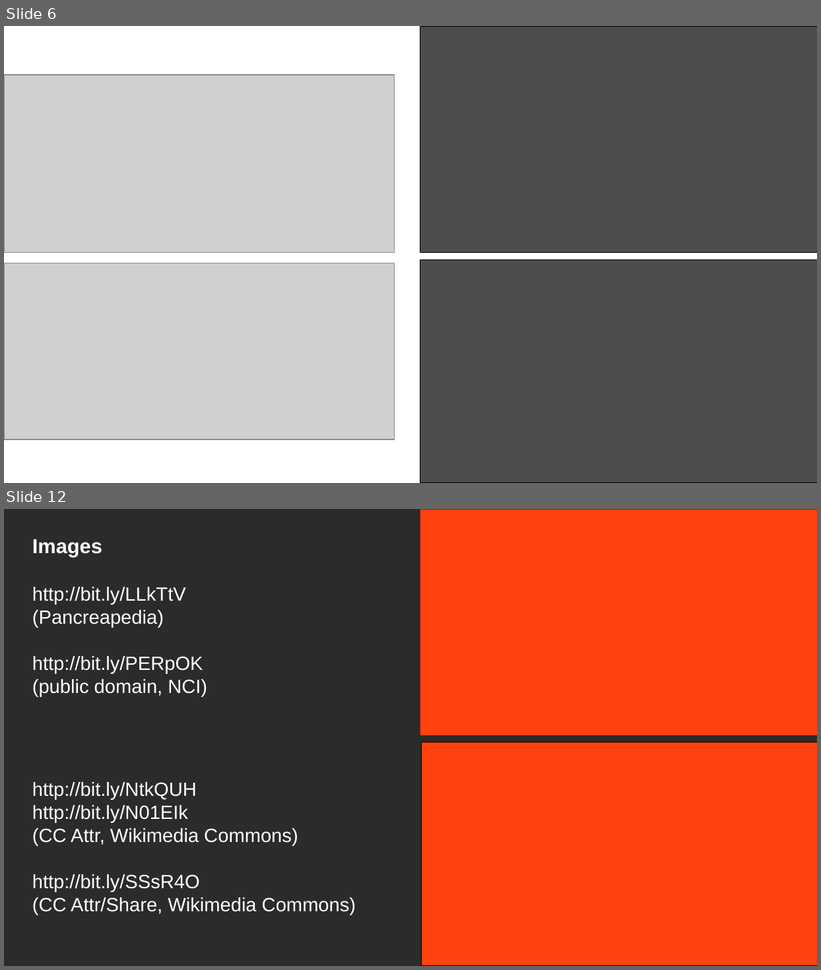
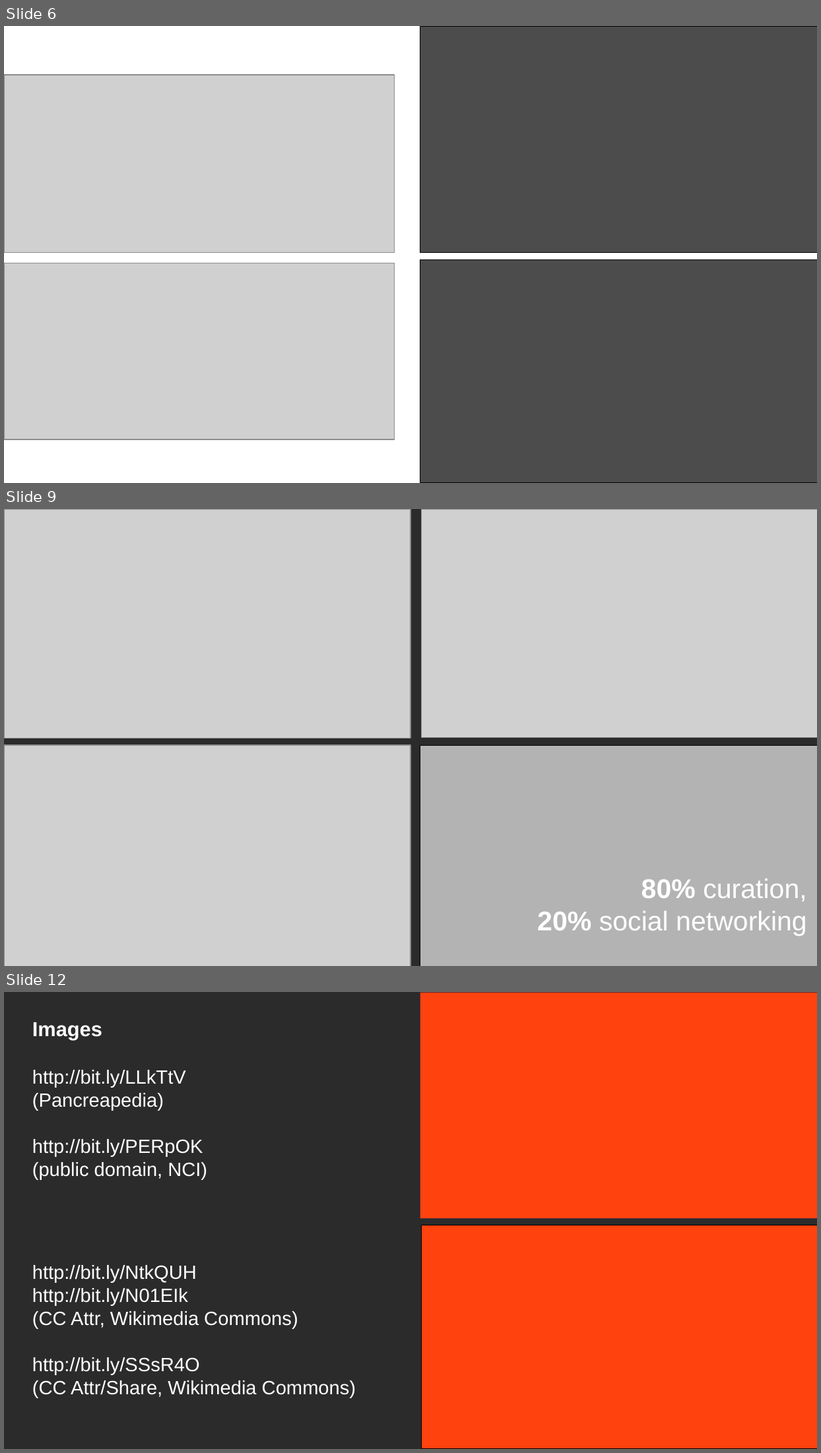
Before and after one commit to bryanesmith/panc-lightning-talk, a slide deck: pancreapedia-mlib-lightning.2012-07.odp. Shown one above the other, each under a label of ours: slides 6 and 12 before the commit, slides 6, 9 and 12 after it; the slides between them are not shown. The pictures are 821x970 and 821x1453 pixels, drawn with LibreOffice and Linux fonts; fonts in the diff are those of the drawing; grey boxes stand for pictures; background and template pictures are left out; a plain dark background stands for a picture behind light text. Boxes give left, top, right and bottom in pixels: in the first picture for what was removed or moved away, otherwise in the second. Text is boxed around its words. In the diff, an @@ line names an element or a change of style, - is before the commit and + after.

Commit message:
Added text to remaining slides... =)

```diff
--- a/pancreapedia-mlib-lightning.2012-07.odp
+++ b/pancreapedia-mlib-lightning.2012-07.odp
@@ slide 9 added at (4,509,817,966), background picture (left out) @@
@@ picture added at (4,509,411,738) @@
@@ picture added at (421,509,817,737) @@
@@ picture added at (4,746,411,966) @@
@@ rectangle added at (420,746,817,966), fill #B3B3B3, outline #000000 0 pt @@
@@ text added at (537,879,807,936), 24 pt, text #FFFFFF @@
+80% curation,
+20% social networking
```
Also in this commit, not shown: 4 other slides added, 5 slides removed.
